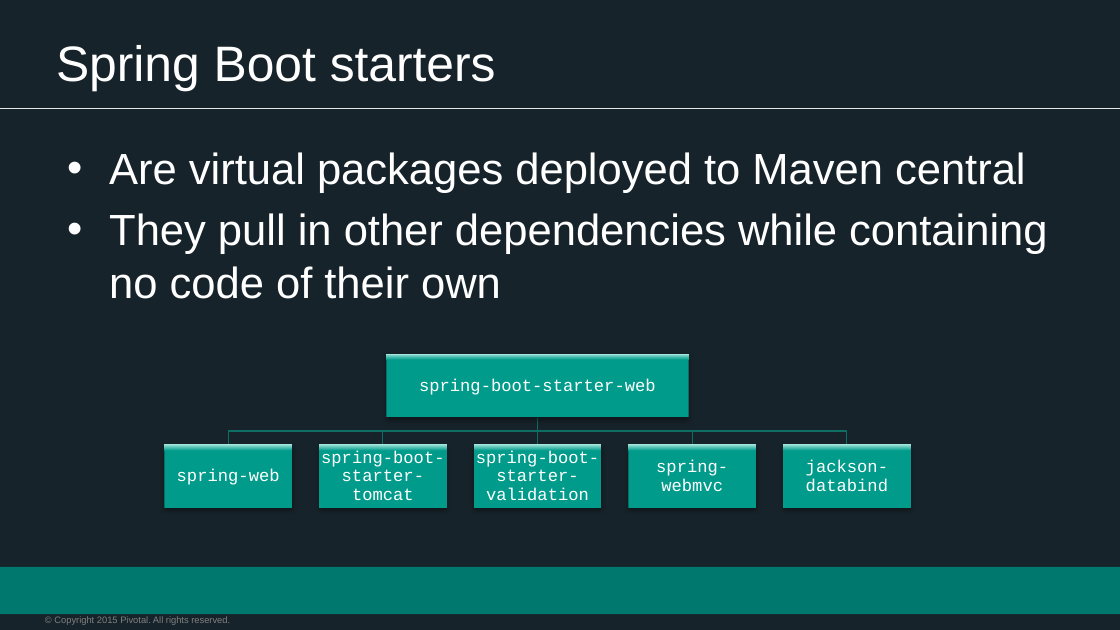
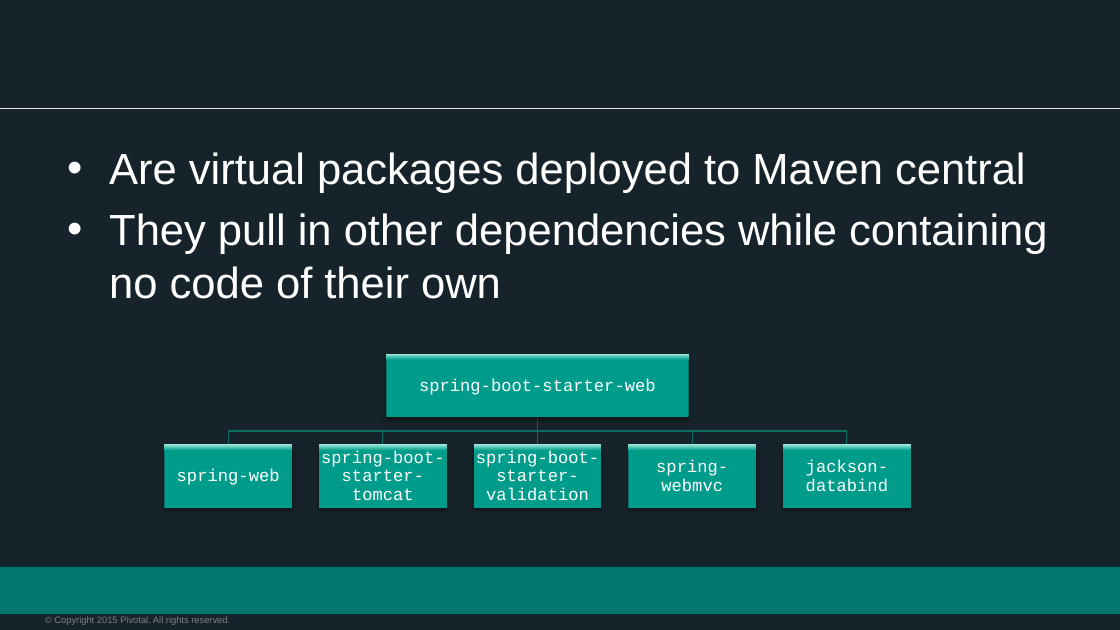
Before and after one commit to appalrpivotal/PCF-Workshop-ESI, a slide deck: slide 23 of presentations/5-Spring_Overview.pptx (slide 11 before the commit). Drawn at 1120x630 pixels with LibreOffice and Linux fonts; fonts in the diff are those of the drawing; background and template pictures are left out. Boxes give left, top, right and bottom in pixels: in the first picture for what was removed or moved away, otherwise in the second. Text is boxed around its words. In the diff, an @@ line names an element or a change of style, - is before the commit and + after.

```diff
--- a/presentations/5-Spring_Overview.pptx
+++ b/presentations/5-Spring_Overview.pptx
@@ title removed at [56, 45, 496, 91] @@
-Spring Boot starters
```
Also in this commit, not shown: 22 other slides changed, 31 slides added, 1 slide removed, 1 other file.
